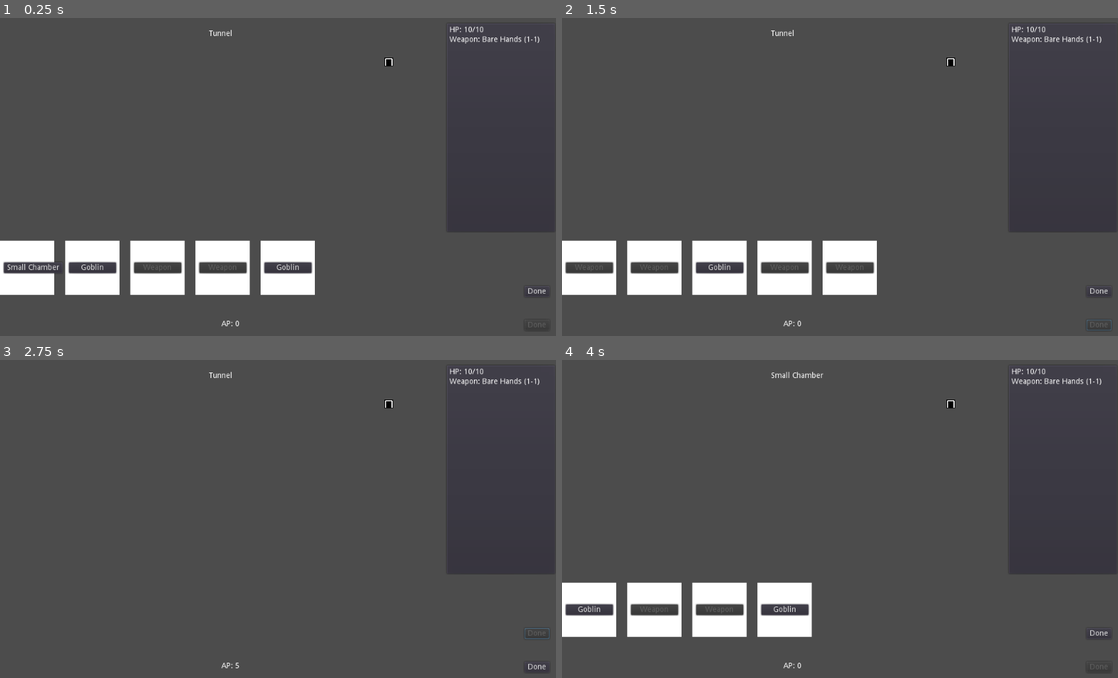
Above: before the commit, frames 1-4 (two rows, left to right).
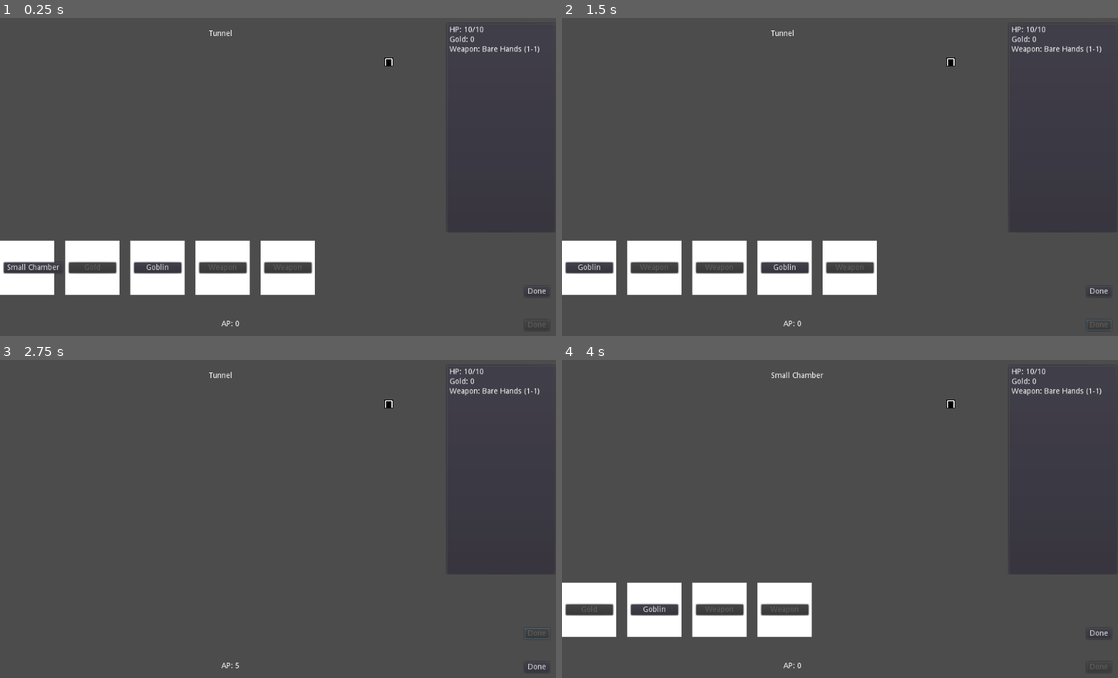
Above: after the commit, the same moments.

Repository: doctor-g/7DRL-2021
Game: Godot game, scene res://src/Game.tscn
Two runs of this game, one before a commit and one after it. Both use one fixed random seed, a clock stepped at 60 frames per second and the inputs below.
Inputs:
- Up to frame 1 (0.25 s): no input
- Up to frame 2 (1.5 s): click "Done" at 0.5 s; click "Done" at 1.25 s
- Up to frame 3 (2.75 s): click "Done" at 2 s
- Up to frame 4 (4 s): click "Done" at 2.75 s; click "Small Chamber" at 3.5 s

The runs differ from the first frame. In frame 1, 0.4% of the frame differs, in the area x 14-97%, y 5-80%; in frame 2, 0.4%; in frame 3, 0.3%; in frame 4, 0.4%, in the area x 2-97%, y 5-80%.

Commit message:
Add gold card
This also adds gold to the player info panel and player data structure.

Diff:
--- /dev/null
+++ b/project/src/Cards/Gold.gd
@@ -0,0 +1,15 @@
+extends Node
+
+func _init():
+	name = "Gold"
+
+
+func can_play(game:Game) -> bool:
+	return game.has_monster() and game.count_items() < game.room.max_items
+
+
+func execute(game:Game) -> void:
+	var item = preload("res://src/Items/Item.tscn").instance()
+	item.frame = 803
+	item.type = load("res://src/Items/GoldType.gd").new()
+	game.add_item(item)
--- a/project/src/Cards/Weapon.gd
+++ b/project/src/Cards/Weapon.gd
@@ -10,4 +10,6 @@
 
 func execute(game:Game) -> void:
 	var weapon = preload("res://src/Items/Item.tscn").instance()
+	weapon.frame = 323
+	weapon.type = load("res://src/Items/WeaponType.gd").new()
 	game.add_item(weapon)
--- a/project/src/Game.gd
+++ b/project/src/Game.gd
@@ -18,11 +18,12 @@
 	_update_room_label()
 	player.connect("hp_changed", $PlayerInfoPanel, "on_Player_hp_changed", [player])
 	player.connect("weapon_changed", $PlayerInfoPanel, "on_Player_weapon_changed", [player])
+	player.connect("gold_changed", $PlayerInfoPanel, "on_Player_gold_changed", [player])
 	$PlayerInfoPanel.init(player)
 
 	# Load the cards
-	var test = ["SmallChamber.gd", "Goblin.gd", "Weapon.gd", "Weapon.gd", "Goblin.gd", "Weapon.gd",
-	 "Weapon.gd", "Goblin.gd", "Weapon.gd", "Weapon.gd"]
+	var test = ["SmallChamber.gd", "Gold.gd", "Goblin.gd", "Weapon.gd", "Weapon.gd", "Goblin.gd", "Weapon.gd",
+	 "Weapon.gd", "Goblin.gd", "Weapon.gd"]
 	for script in test:
 		var card = _Card.instance()
 		card.command = load("res://src/Cards/%s" % script).new()
--- /dev/null
+++ b/project/src/Items/GoldType.gd
@@ -0,0 +1,4 @@
+extends Node
+
+func pickup(player):
+	player.gold += 100
--- a/project/src/Items/Item.gd
+++ b/project/src/Items/Item.gd
@@ -2,8 +2,16 @@
 
 signal pressed
 
+var type
+var frame setget _set_frame
+
 func pickup(player)->void:
-	player.weapon = load("res://src/Weapons/Dagger.gd").new()
+	assert(type!=null, "Type must be set before this")
+	type.pickup(player)
+
+
+func _set_frame(value):
+	$Sprite.frame = value
 
 
 func _input_event(_viewport, event, _shape_idx):
--- /dev/null
+++ b/project/src/Items/WeaponType.gd
@@ -0,0 +1,4 @@
+extends Node
+
+func pickup(player)->void:
+	player.weapon = load("res://src/Weapons/Dagger.gd").new()
--- a/project/src/OneBitSprite.tscn
+++ b/project/src/OneBitSprite.tscn
@@ -6,4 +6,4 @@
 texture = ExtResource( 1 )
 vframes = 22
 hframes = 48
-frame = 27
+frame = 803
--- a/project/src/Player.gd
+++ b/project/src/Player.gd
@@ -2,10 +2,12 @@
 
 signal hp_changed
 signal weapon_changed
+signal gold_changed
 
 var max_hp := 10
 var hp := max_hp setget _set_hp
 var weapon = load("res://src/Weapons/BareHands.gd").new() setget _set_weapon
+var gold := 0 setget _set_gold
 
 
 func _set_hp(value):
@@ -16,3 +18,8 @@
 func _set_weapon(value):
 	weapon = value
 	emit_signal("weapon_changed")
+
+
+func _set_gold(value):
+	gold = value
+	emit_signal("gold_changed")
--- a/project/src/UI/PlayerInfoPanel.gd
+++ b/project/src/UI/PlayerInfoPanel.gd
@@ -2,11 +2,12 @@
 
 onready var _hp_label := $VBoxContainer/HPLabel
 onready var _weapon_label := $VBoxContainer/WeaponLabel
-
+onready var _gold_label := $VBoxContainer/GoldLabel
 
 func init(player):
 	on_Player_hp_changed(player)
 	on_Player_weapon_changed(player)
+	on_Player_gold_changed(player)
 
 
 func on_Player_hp_changed(player):
@@ -15,3 +16,7 @@
 
 func on_Player_weapon_changed(player):
 	_weapon_label.text = "Weapon: %s" % player.weapon.get_name()
+
+
+func on_Player_gold_changed(player):
+	_gold_label.text = "Gold: %d" % player.gold
--- a/project/src/UI/PlayerInfoPanel.tscn
+++ b/project/src/UI/PlayerInfoPanel.tscn
@@ -21,8 +21,14 @@
 margin_bottom = 14.0
 text = "HP: X/Y"
 
-[node name="WeaponLabel" type="Label" parent="VBoxContainer"]
+[node name="GoldLabel" type="Label" parent="VBoxContainer"]
 margin_top = 18.0
 margin_right = 1010.0
 margin_bottom = 32.0
+text = "Gold: X"
+
+[node name="WeaponLabel" type="Label" parent="VBoxContainer"]
+margin_top = 36.0
+margin_right = 1010.0
+margin_bottom = 50.0
 text = "Weapon: XYZ"
Not shown, removed: logs/godot.log
